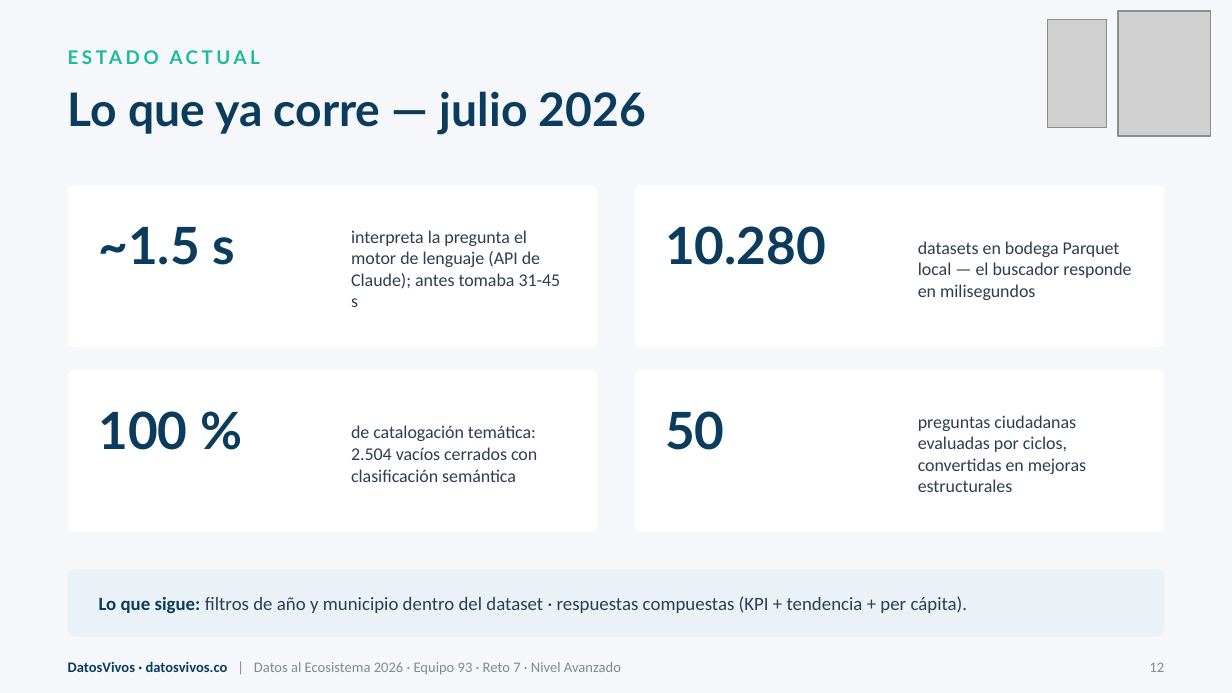
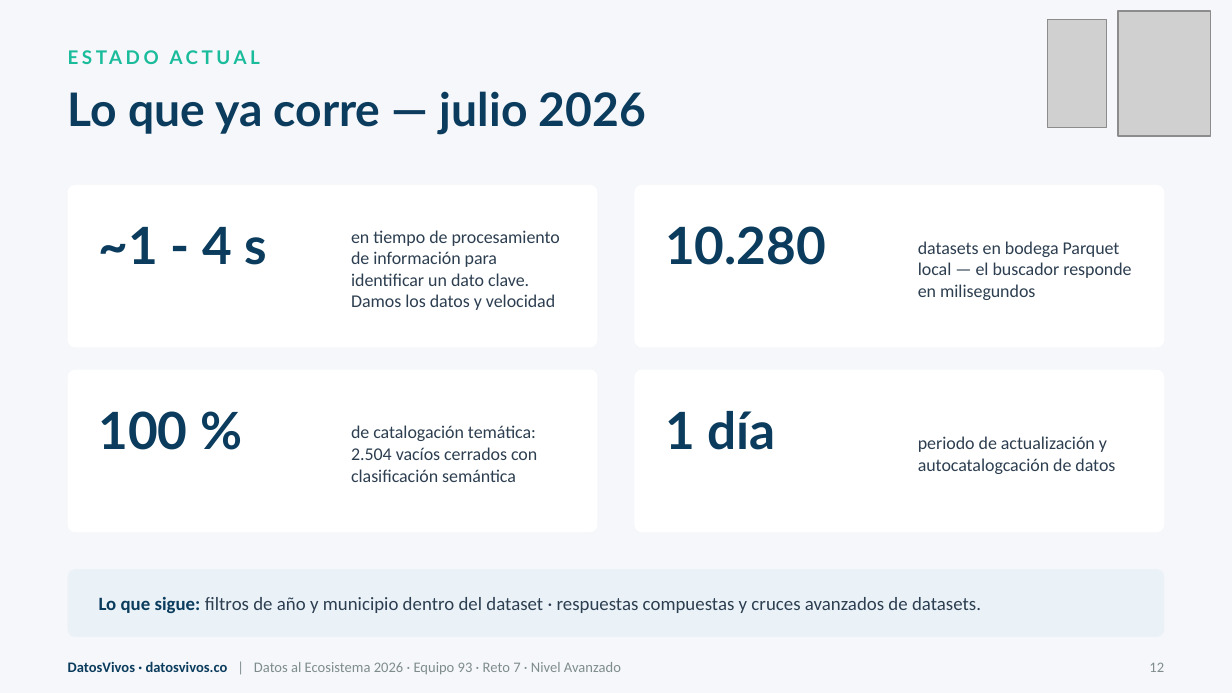
Before and after one commit to jsricop/DatosVivos, a slide deck: slide 13 of recursos/presentacion.pptx. Drawn at 1232x693 pixels with LibreOffice and Linux fonts; fonts in the diff are those of the drawing; grey boxes stand for pictures. Boxes give left, top, right and bottom in pixels: in the first picture for what was removed or moved away, otherwise in the second. Text is boxed around its words. In the diff, an @@ line names an element or a change of style, - is before the commit and + after.

```diff
--- a/recursos/presentacion.pptx
+++ b/recursos/presentacion.pptx
@@ text at bbox=[99, 227, 267, 265]: text changed @@
-~1.5 s
+~1 - 4 s
@@ text at bbox=[351, 230, 560, 310]: text changed @@
-interpreta la pregunta el motor de lenguaje (API de Claude); antes tomaba 31-45 s
+en tiempo de procesamiento de información para identificar un dato clave. Damos los datos y velocidad
@@ text at bbox=[665, 411, 775, 450]: text changed @@
-50
+1 día
@@ text at bbox=[918, 436, 1115, 474]: text changed @@
-preguntas ciudadanas evaluadas por ciclos, convertidas en mejoras estructurales
+periodo de actualización y autocatalogcación de datos
@@ text at bbox=[99, 597, 981, 613]: text changed @@
-Lo que sigue: filtros de año y municipio dentro del dataset · respuestas compuestas (KPI + tendencia + per cápita).
+Lo que sigue: filtros de año y municipio dentro del dataset · respuestas compuestas y cruces avanzados de datasets.
```
Also in this commit, not shown: 11 other slides changed, 1 other file.
